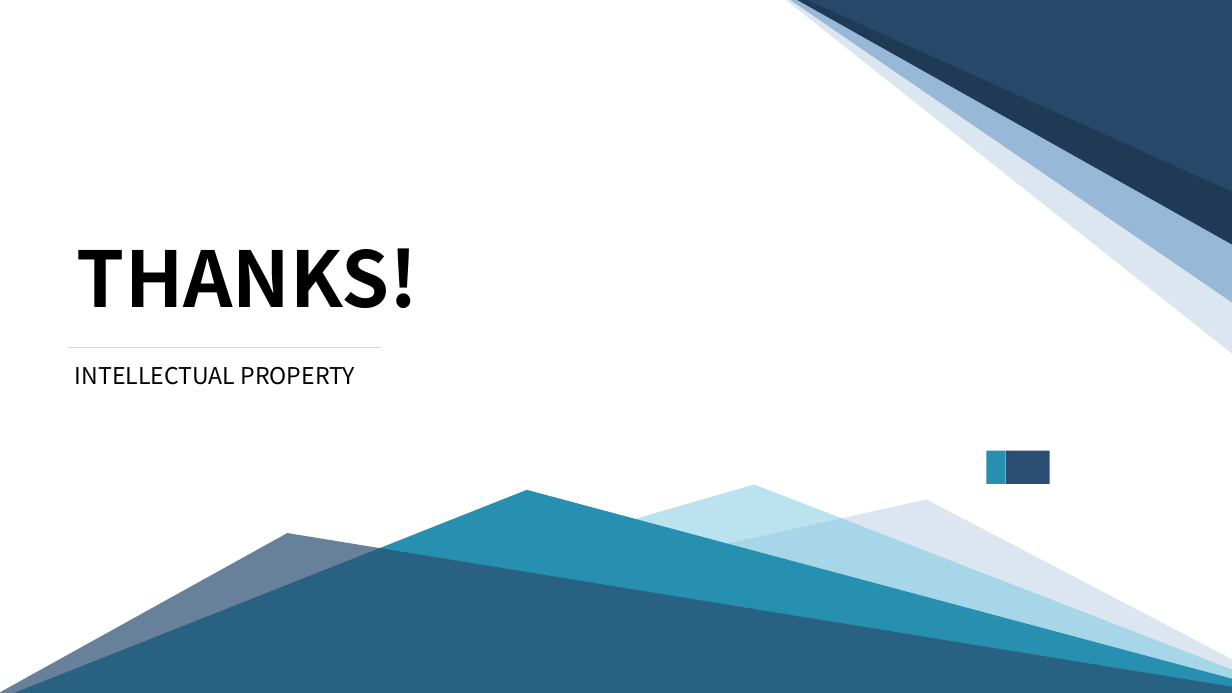
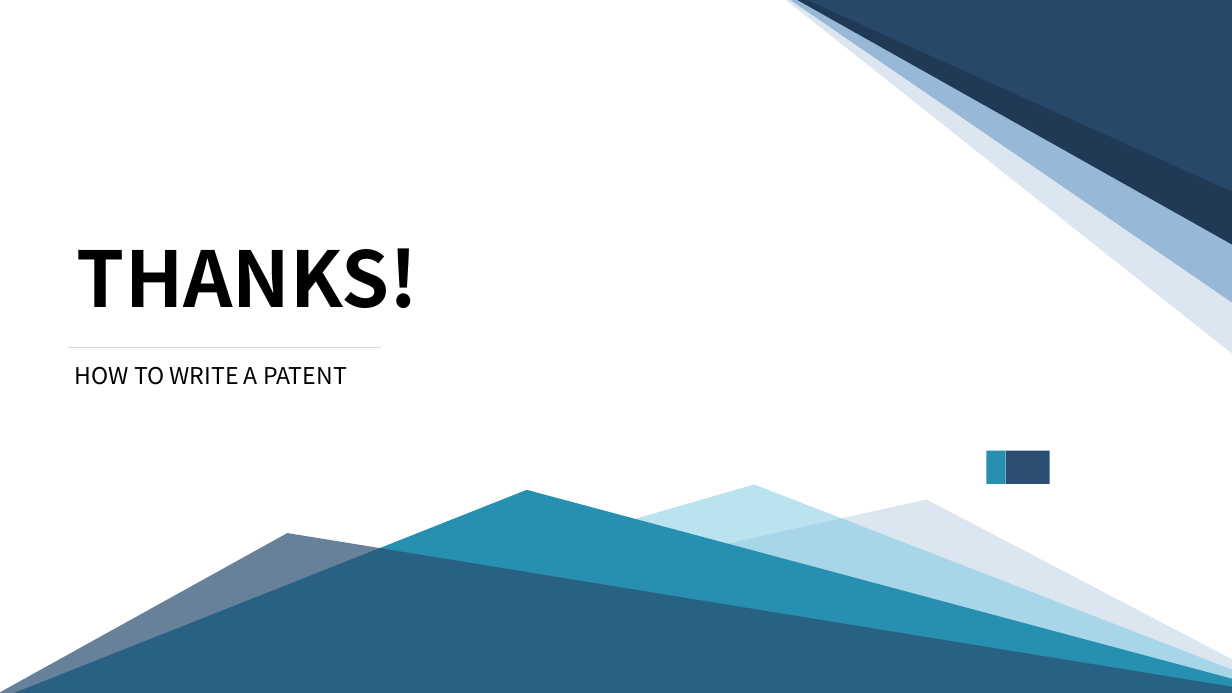
Before and after one commit to ACui96/HowToWriteAPatent, a slide deck: slide 20 of 如何撰写专利.pptx. Drawn at 1232x693 pixels with LibreOffice and Linux fonts; fonts in the diff are those of the drawing. Boxes give left, top, right and bottom in pixels: in the first picture for what was removed or moved away, otherwise in the second. Text is boxed around its words. In the diff, an @@ line names an element or a change of style, - is before the commit and + after.

```diff
--- a/如何撰写专利.pptx
+++ b/如何撰写专利.pptx
@@ text at <box>75,366,347,385</box>: text changed @@
-INTELLECTUAL PROPERTY
+HOW TO WRITE A PATENT
```
Also in this commit, not shown: 11 other slides changed.
